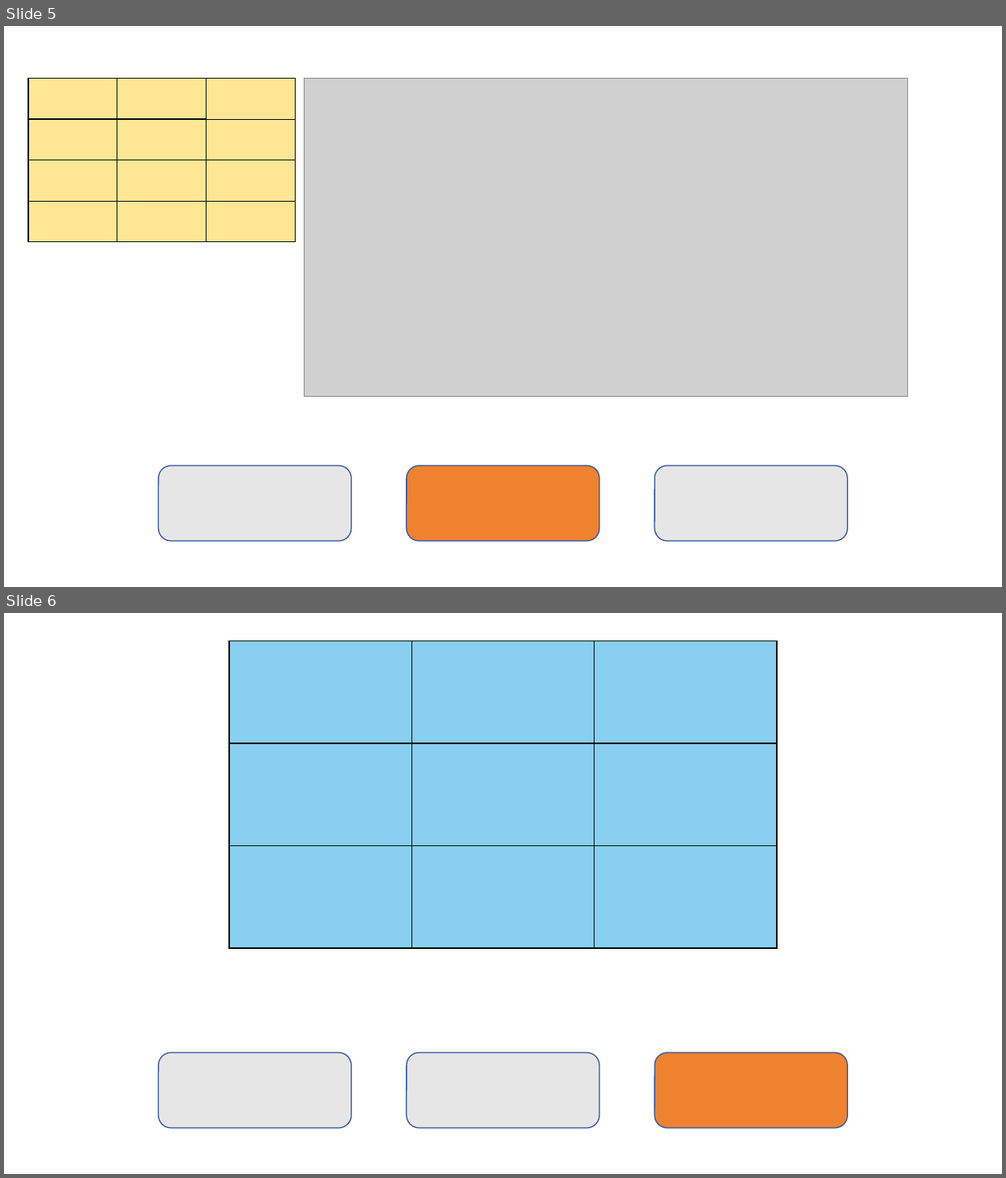
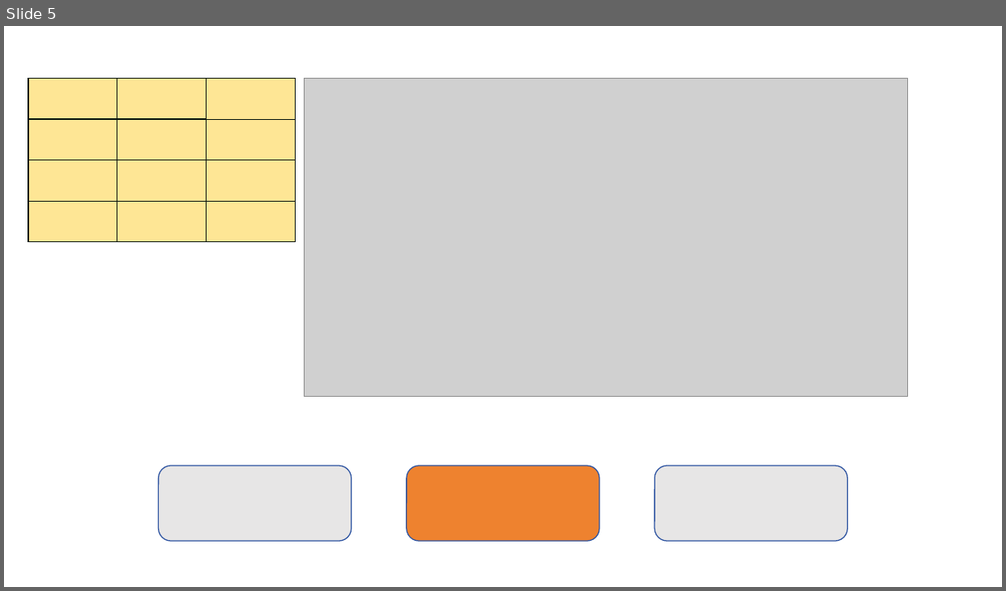
Before and after one commit to yurt0125/rc26_remote_control, a slide deck: 遥控器显示/素材/v4/v4.pptx. Shown one above the other, each under a label of ours: slides 5 and 6 before the commit, slide 5 after it. The pictures are 1006x1178 and 1006x591 pixels, drawn with LibreOffice and Linux fonts; fonts in the diff are those of the drawing; grey boxes stand for pictures. Boxes give left, top, right and bottom in pixels: in the first picture for what was removed or moved away, otherwise in the second. Text is boxed around its words. In the diff, an @@ line names an element or a change of style, - is before the commit and + after.

```diff
--- a/遥控器显示/素材/v4/v4.pptx
+++ b/遥控器显示/素材/v4/v4.pptx
@@ slide 6 removed at [4, 613, 1002, 1174], background #FFFFFF @@
@@ group removed at [229, 641, 777, 948]: 9 rectangles @@
@@ rounded rectangle removed at [158, 1053, 351, 1129] @@
@@ rounded rectangle removed at [407, 1053, 600, 1129] @@
@@ rounded rectangle removed at [654, 1053, 848, 1129] @@
```
Also in this commit, not shown: 1 slide added, 14 other files.
